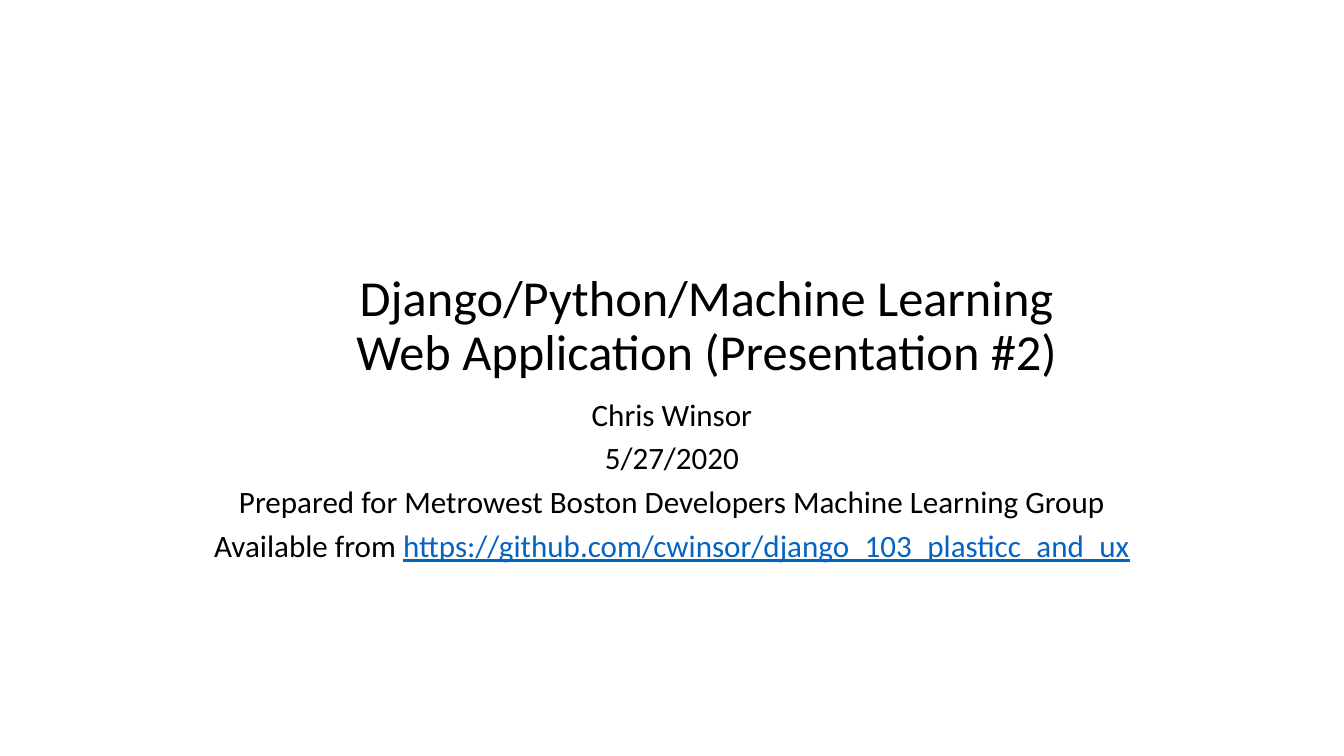
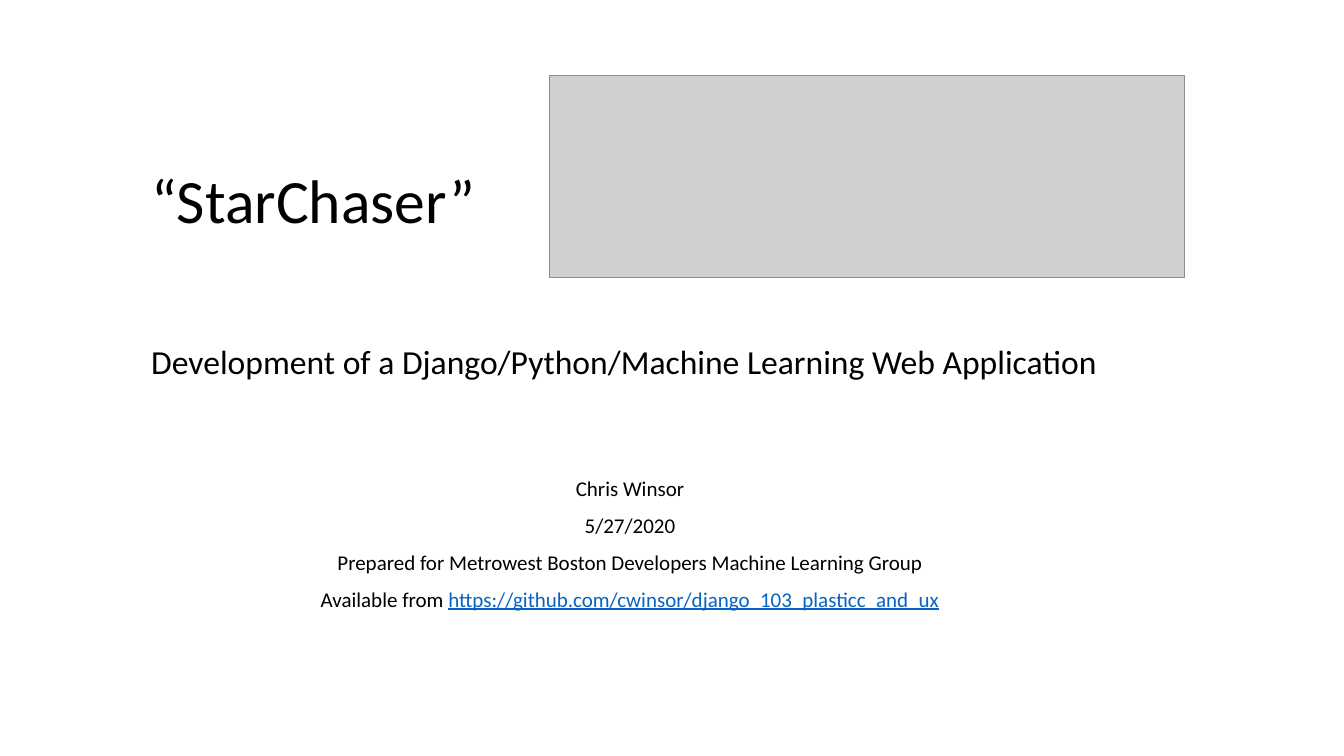
Before and after one commit to cwinsor/django_103_plasticc_and_ux, a slide deck: slide 1 of django_ML_web_app_with_postgres.pptx. Drawn at 1344x756 pixels with LibreOffice and Linux fonts; fonts in the diff are those of the drawing; grey boxes stand for pictures. Boxes give left, top, right and bottom in pixels: in the first picture for what was removed or moved away, otherwise in the second. Text is boxed around its words. In the diff, an @@ line names an element or a change of style, - is before the commit and + after.

```diff
--- a/django_ML_web_app_with_postgres.pptx
+++ b/django_ML_web_app_with_postgres.pptx
@@ picture added at (x1=549, y1=75, x2=1185, y2=277) @@
@@ title "“StarChaser” Development of a Django/Python/Machine ..." at (x1=151, y1=178, x2=1097, y2=380): vertical alignment bottom to middle @@
@@ title at (x1=151, y1=178, x2=1097, y2=380): text changed; size 36 to 24 pt @@
-Django/Python/Machine Learning
-Web Application (Presentation #2)
+“StarChaser”
+Development of a Django/Python/Machine Learning Web Application
@@ subtitle "Chris Winsor" moved from (x1=214, y1=404, x2=1129, y2=563) to (x1=321, y1=481, x2=938, y2=611) @@
@@ subtitle "Chris Winsor" at (x1=321, y1=481, x2=938, y2=611): size 22.2 to 15 pt; line spacing 0.8 to 0.9 @@
```
Also in this commit, not shown: 16 other slides changed, 1 slide added, 1 other file.
